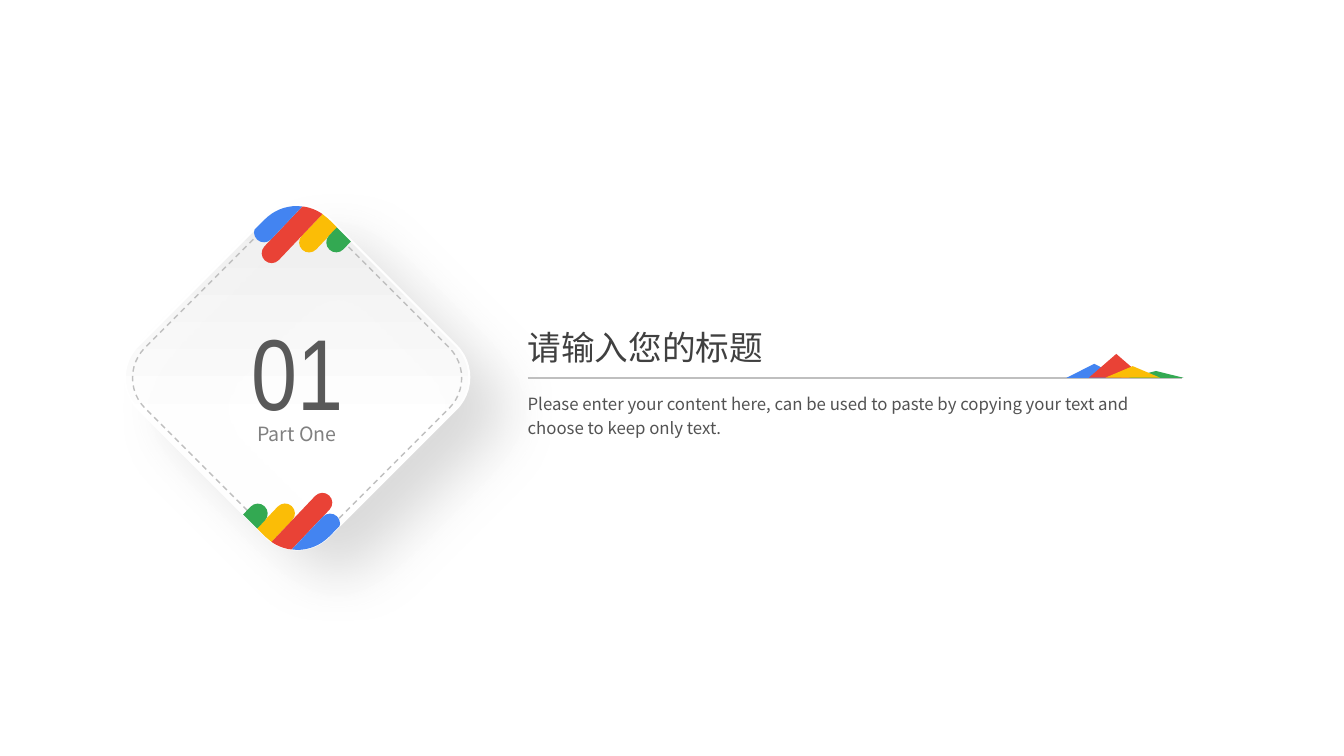
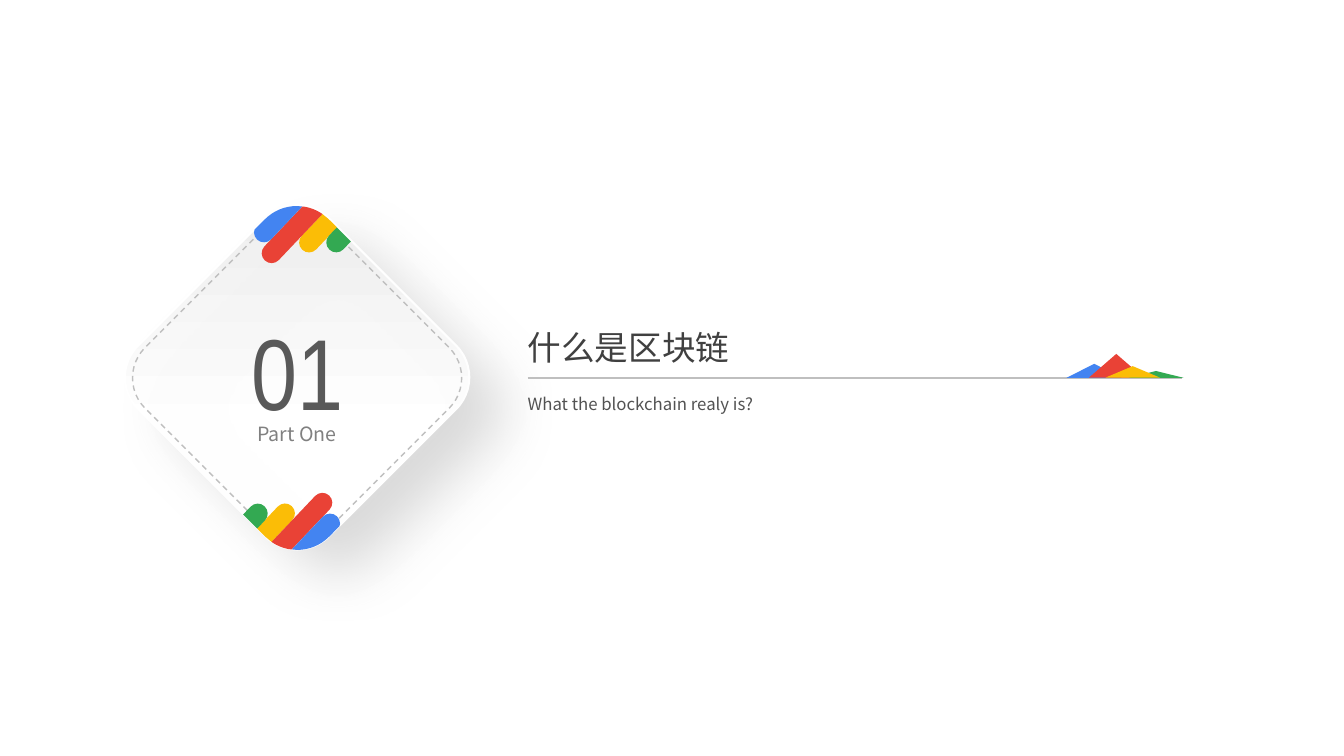
Before and after one commit to bingozwb/Blockchain-intro., a slide deck: slide 3 of doc/BlockChain Intro.pptx. Drawn at 1344x756 pixels with LibreOffice and Linux fonts; fonts in the diff are those of the drawing; background and template pictures are left out. Boxes give left, top, right and bottom in pixels: in the first picture for what was removed or moved away, otherwise in the second. Text is boxed around its words. In the diff, an @@ line names an element or a change of style, - is before the commit and + after.

```diff
--- a/doc/BlockChain Intro.pptx
+++ b/doc/BlockChain Intro.pptx
@@ text at <box>528,332,730,363</box>: text changed @@
-请输入您的标题
+什么是区块链
@@ text at <box>528,396,753,414</box>: text changed @@
-Please enter your content here, can be used to paste by copying your text and choose to keep only text.
+What the blockchain realy is?
```
Also in this commit, not shown: 10 other slides changed, 12 slides added, 4 slides removed.
